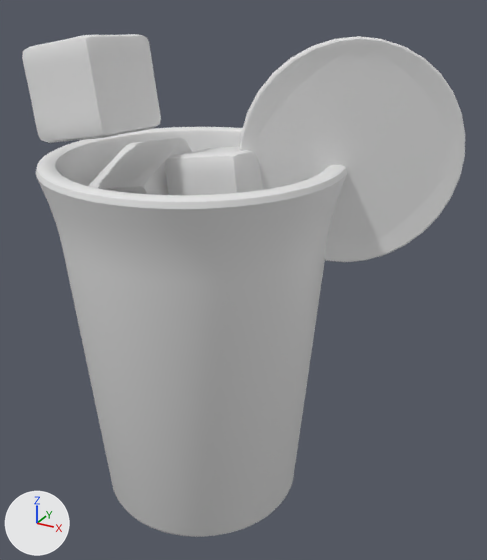
Two versions of the OBJ model public/assets/drink-baked/blog0056.obj, one commit apart.
Camera for both pictures: a camera (50 mm lens) standing at (3.44, -5.29, 5.19) and looking at (0.49, 0.07, 2.5). Arrows for +X, +Y and +Z are at lower left; the lights stay in place. The older version comes first. Where no turn or scale is listed for an object, it has been applied to the vertices.
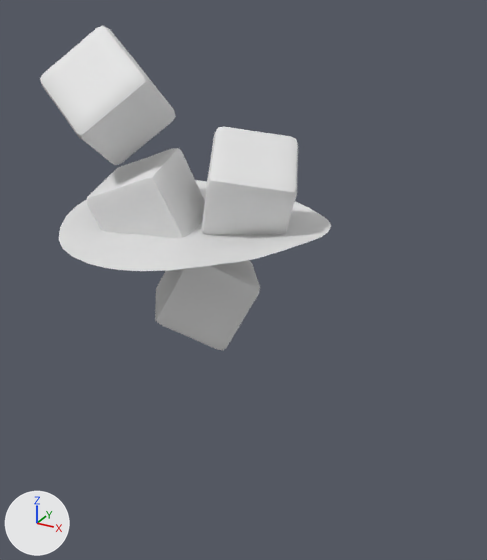
Location of each change, (x1, y1, x2, y2) in pixels of the pictures (487 x 560 px; the box of a moved part takes in the faces that stretch with it):
'Cylinder', deleted
    before: (36, 127, 347, 537)
'Circle.001', deleted
    before: (239, 36, 465, 262)
'Cube.003', reshaped (28% taller)
    before: (22, 34, 161, 143)
    after: (40, 25, 176, 165)
'Cube.002', reshaped
    before: (165, 147, 263, 195)
    after: (201, 127, 298, 235)
'Cube.001', reshaped
    before: (89, 138, 192, 195)
    after: (86, 148, 205, 238)
part 1 of me_cube, moved or reshaped (not visible before)
    after: (155, 260, 260, 350)
part 5 of me_plane, moved or reshaped (not visible before)
    after: (59, 180, 331, 271)

The change in detail:
me_cube is used by ob_cube; location (0.0, 0.0, 0.0).
me_cube had 386 vertices, 384 faces and spanned x -0.628..0.65, y -0.625..0.62, z 1.798..2.88.
me_cube now has 386 vertices, 384 faces and spans x -0.561..0.688, y -0.553..0.637, z 1.788..2.831.
me_cube part 1: the whole mesh is multiplied about its middle by the matrix ((-0.952, -0.299, 0.074), (-0.038, 0.353, 0.935), (-0.305, 0.887, -0.347)), then moved by (0.053, 0.044, -0.029).
me_cube_001 is used by ob_cube_001; location (0.0, 0.0, 0.0).
me_cube_001 had 386 vertices, 384 faces and spanned x -0.942..-0.018, y -0.561..0.494, z 2.707..3.824.
me_cube_001 now has 386 vertices, 384 faces and spans x -0.996..0.109, y -0.646..0.387, z 2.638..3.706.
me_cube_001 part 2: the whole mesh is multiplied about its middle by the matrix ((0.96, -0.183, -0.21), (0.23, 0.945, 0.232), (0.156, -0.271, 0.95)), then moved by (0.037, -0.096, -0.093).
me_cube_002 is used by ob_cube_002; location (0.0, 0.0, 0.0).
me_cube_002 had 386 vertices, 384 faces and spanned x -0.11..0.836, y -0.474..0.426, z 2.921..3.867.
me_cube_002 now has 386 vertices, 384 faces and spans x -0.098..1.066, y -0.4..0.804, z 2.849..3.957.
me_cube_002 part 3: the whole mesh is multiplied about its middle by the matrix ((0.197, -0.852, 0.486), (-0.24, -0.522, -0.818), (0.951, 0.044, -0.308)), then moved by (0.12, 0.225, 0.009).
me_cube_003 is used by ob_cube_003; location (0.0, 0.0, 0.0).
me_cube_003 had 386 vertices, 384 faces and spanned x -1.091..-0.154, y -1.044..-0.178, z 3.882..4.816.
me_cube_003 now has 386 vertices, 384 faces and spans x -1.367..-0.205, y -0.793..0.381, z 3.561..4.844.
me_cube_003 part 4: the whole mesh is multiplied about its middle by the matrix ((0.718, -0.238, -0.654), (0.522, 0.805, 0.281), (0.459, -0.544, 0.703)), then moved by (-0.164, 0.405, -0.147).
me_plane is used by ob_plane; location (0.0, 0.0, 0.0).
me_plane had 252 vertices, 74 faces and spanned x -1.31..1.31, y -1.3..1.3, z 3.0..3.16.
me_plane now has 216 vertices, 159 faces and spans x -1.31..1.31, y -1.31..1.31, z 3.0..3.15.
me_plane part 5: 2 vertices moved within x -0.09..0.09, y -1.3..1.3, z 3.03; 202 vertices removed from x -1.31..1.31, y -1.3..1.3, z 3.0..3.16; 166 vertices added at x -1.31..1.31, y -1.31..1.31, z 3.0..3.15.
Object 'Circle.001' (ob_circle_001) is deleted.
Object 'Cylinder' (ob_cylinder) is deleted.
